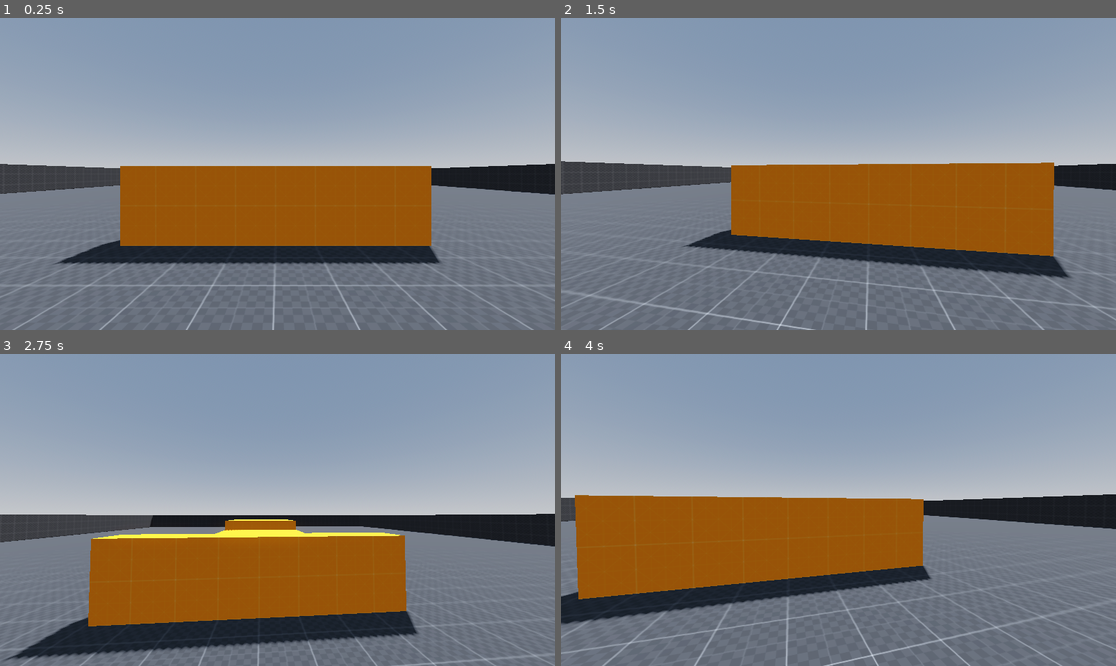
Above: before the commit, frames 1-4 (two rows, left to right).
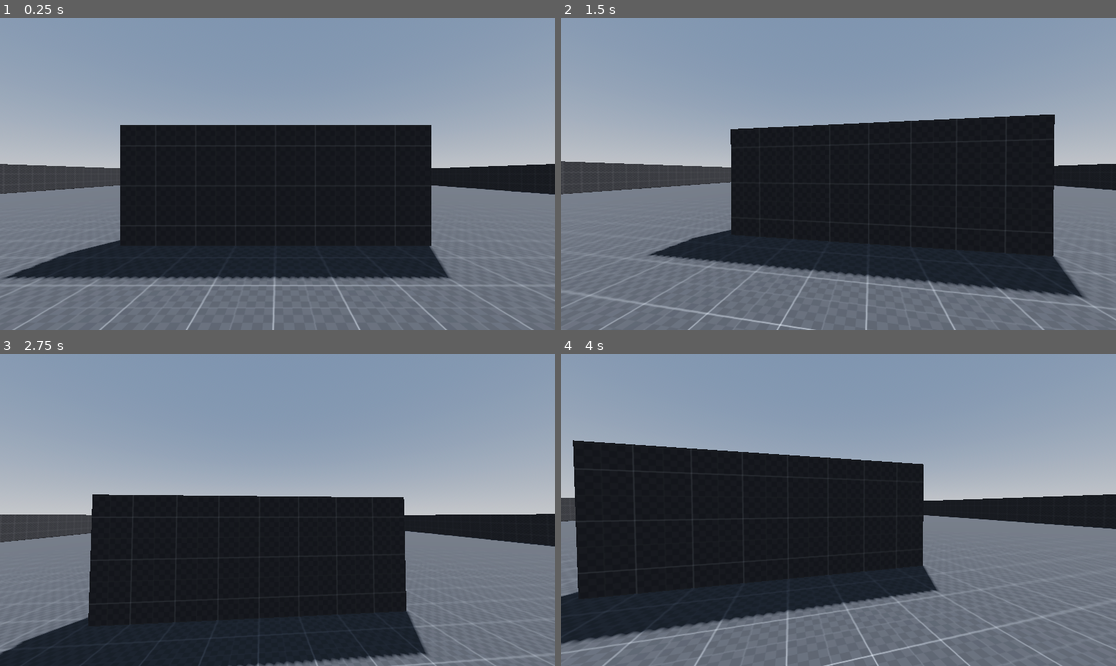
Above: after the commit, the same moments.

Repository: Zhiyi-Yang-YU/Outside-Skyline-AlphaTest
Game: Godot game, scene res://OutsideSkyline_Alpha/Scene/Level/Level_0.tscn
The game is run twice, just before and just after one commit, with the same random seed, the same clock (stepped at 60 frames per second) and the same inputs.
Inputs (mouse positions are in pixels of both pictures, inside the frame that each line leads up to):
- Up to frame 1 (0.25 s): no input
- Up to frame 2 (1.5 s): move the mouse to (866, 174) at 0.52 s; tap Enter at 1.25 s; move the mouse to (810, 174) at 1.27 s
- Up to frame 3 (2.75 s): tap Space at 2 s; move the mouse to (288, 503) at 2.02 s
- Up to frame 4 (4 s): move the mouse to (832, 516) at 2.77 s; tap Enter at 3.5 s; move the mouse to (877, 513) at 3.52 s

The runs differ from the first frame. In frame 1, 26% of the frame differs, in the area x 0-82%, y 34-84%; in frame 2, 27%; in frame 3, 26%; in frame 4, 30%, in the area x 0-68%, y 27-94%.

Commit message:
进一步区分了【现实】和【回忆】

Diff:
--- a/OutsideSkyline_Alpha/Scene/Character/Player.tscn
+++ b/OutsideSkyline_Alpha/Scene/Character/Player.tscn
@@ -9,7 +9,7 @@
 [sub_resource type="CapsuleShape3D" id="CapsuleShape3D_6sh5p"]
 height = 1.2
 
-[node name="Player" type="CharacterBody3D"]
+[node name="Player" type="CharacterBody3D" groups=["PlayerGroup"]]
 script = ExtResource("1_jkp05")
 
 [node name="VisualNode" type="Node3D" parent="."]
--- a/OutsideSkyline_Alpha/Scene/Level/Basic_Level_Memory.tscn
+++ b/OutsideSkyline_Alpha/Scene/Level/Basic_Level_Memory.tscn
@@ -1,6 +1,8 @@
-[gd_scene load_steps=2 format=3 uid="uid://5sguweeqt816"]
+[gd_scene load_steps=4 format=3 uid="uid://5sguweeqt816"]
 
 [ext_resource type="Material" uid="uid://ctvb3o1t8t1o5" path="res://OutsideSkyline_Alpha/Material/DemoTexture_GreyTilemap.tres" id="1_g5wrp"]
+[ext_resource type="Material" uid="uid://d0wtslghyf6f0" path="res://OutsideSkyline_Alpha/Material/Texture_GREEN.tres" id="2_6ylmt"]
+[ext_resource type="Material" uid="uid://b7w55ikkyv3a2" path="res://OutsideSkyline_Alpha/Material/DemoTexture_OrangeTilemap.tres" id="2_t6k0u"]
 
 [node name="Level" type="Node3D"]
 
@@ -14,24 +16,36 @@
 
 [node name="Wall_+X" type="CSGBox3D" parent="VisualNode"]
 transform = Transform3D(1, 0, 0, 0, 1, 0, 0, 0, 1, 25.5, 0.8, 0)
-material_override = ExtResource("1_g5wrp")
+material_override = ExtResource("2_t6k0u")
 use_collision = true
 size = Vector3(1, 3.8, 50)
 
 [node name="Wall_-X" type="CSGBox3D" parent="VisualNode"]
 transform = Transform3D(1, 0, 0, 0, 1, 0, 0, 0, 1, -25.5, 0.8, 0)
-material_override = ExtResource("1_g5wrp")
+material_override = ExtResource("2_t6k0u")
 use_collision = true
 size = Vector3(1, 3.8, 50)
 
 [node name="Wall_+Z" type="CSGBox3D" parent="VisualNode"]
 transform = Transform3D(1, 0, 0, 0, 1, 0, 0, 0, 1, 0, 0.8, 25.5)
-material_override = ExtResource("1_g5wrp")
+material_override = ExtResource("2_t6k0u")
 use_collision = true
 size = Vector3(50, 3.8, 1)
 
 [node name="Wall_-Z" type="CSGBox3D" parent="VisualNode"]
 transform = Transform3D(1, 0, 0, 0, 1, 0, 0, 0, 1, 0, 0.8, -25.5)
-material_override = ExtResource("1_g5wrp")
+material_override = ExtResource("2_t6k0u")
 use_collision = true
 size = Vector3(50, 3.8, 1)
+
+[node name="TestingBox2" type="CSGBox3D" parent="VisualNode"]
+transform = Transform3D(1, 0, 0, 0, 1, 0, 0, 0, 1, 0, 1, -4.9616)
+material_override = ExtResource("2_6ylmt")
+use_collision = true
+size = Vector3(7.8, 2, 8.83508)
+
+[node name="TestingBox3" type="CSGBox3D" parent="VisualNode"]
+transform = Transform3D(1, 0, 0, 0, 1, 0, 0, 0, 1, 0, 0.5, 3.86953)
+material_override = ExtResource("2_6ylmt")
+use_collision = true
+size = Vector3(7.8, 1.02299, 8.83508)
--- a/OutsideSkyline_Alpha/Scene/Level/Basic_Level_Reality.tscn
+++ b/OutsideSkyline_Alpha/Scene/Level/Basic_Level_Reality.tscn
@@ -1,7 +1,7 @@
 [gd_scene load_steps=3 format=3 uid="uid://drtgx6x6bknrx"]
 
 [ext_resource type="Material" uid="uid://ctvb3o1t8t1o5" path="res://OutsideSkyline_Alpha/Material/DemoTexture_GreyTilemap.tres" id="1_yqcl2"]
-[ext_resource type="Material" uid="uid://b7w55ikkyv3a2" path="res://OutsideSkyline_Alpha/Material/DemoTexture_OrangeTilemap.tres" id="2_sd113"]
+[ext_resource type="Material" uid="uid://dfc6ukiys7f6w" path="res://OutsideSkyline_Alpha/Material/Texture_RED.tres" id="2_bwxrt"]
 
 [node name="Level" type="Node3D"]
 
@@ -38,19 +38,19 @@
 size = Vector3(50, 3.8, 1)
 
 [node name="TestingBox" type="CSGBox3D" parent="VisualNode"]
-transform = Transform3D(1, 0, 0, 0, 1, 0, 0, 0, 1, 0, 1, 14.8434)
-material_override = ExtResource("2_sd113")
+transform = Transform3D(1, 0, 0, 0, 1, 0, 0, 0, 1, 0, 1.5, 14.8434)
+material_override = ExtResource("1_yqcl2")
 use_collision = true
-size = Vector3(7.8, 2, 1)
+size = Vector3(7.8, 3.06321, 1)
 
 [node name="TestingBox2" type="CSGBox3D" parent="VisualNode"]
 transform = Transform3D(1, 0, 0, 0, 1, 0, 0, 0, 1, 0, 1, -4.9616)
-material_override = ExtResource("2_sd113")
+material_override = ExtResource("2_bwxrt")
 use_collision = true
 size = Vector3(7.8, 2, 8.83508)
 
 [node name="TestingBox3" type="CSGBox3D" parent="VisualNode"]
 transform = Transform3D(1, 0, 0, 0, 1, 0, 0, 0, 1, 0, 0.5, 3.86953)
-material_override = ExtResource("2_sd113")
+material_override = ExtResource("2_bwxrt")
 use_collision = true
 size = Vector3(7.8, 1.02299, 8.83508)
Not shown, changed: README.md
